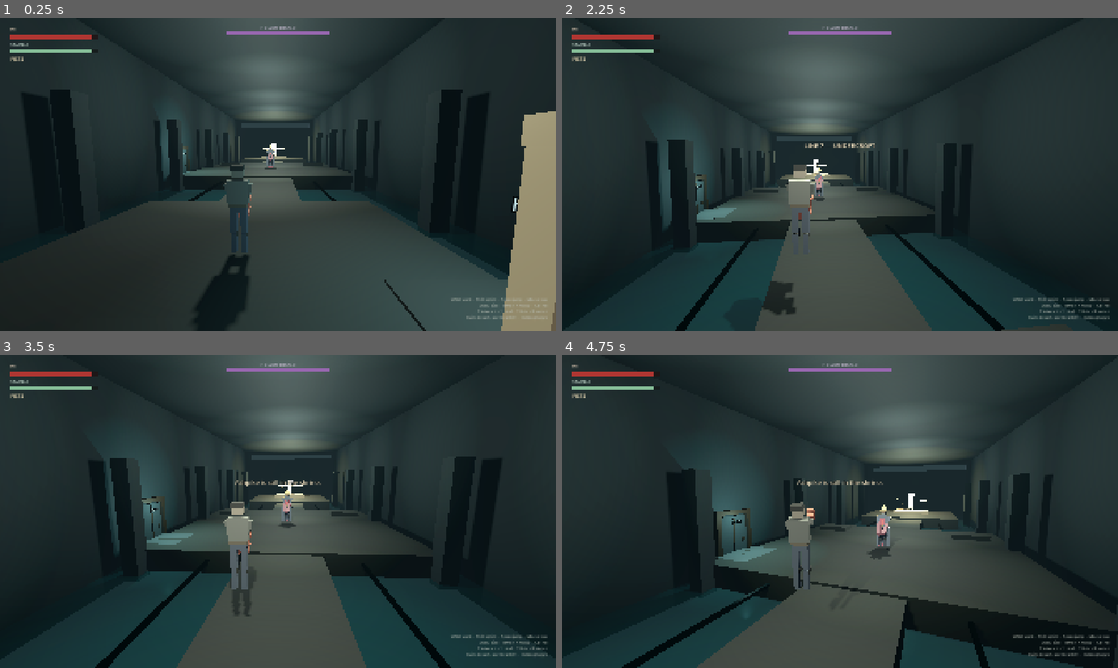
Above: before the commit, frames 1-4 (two rows, left to right).
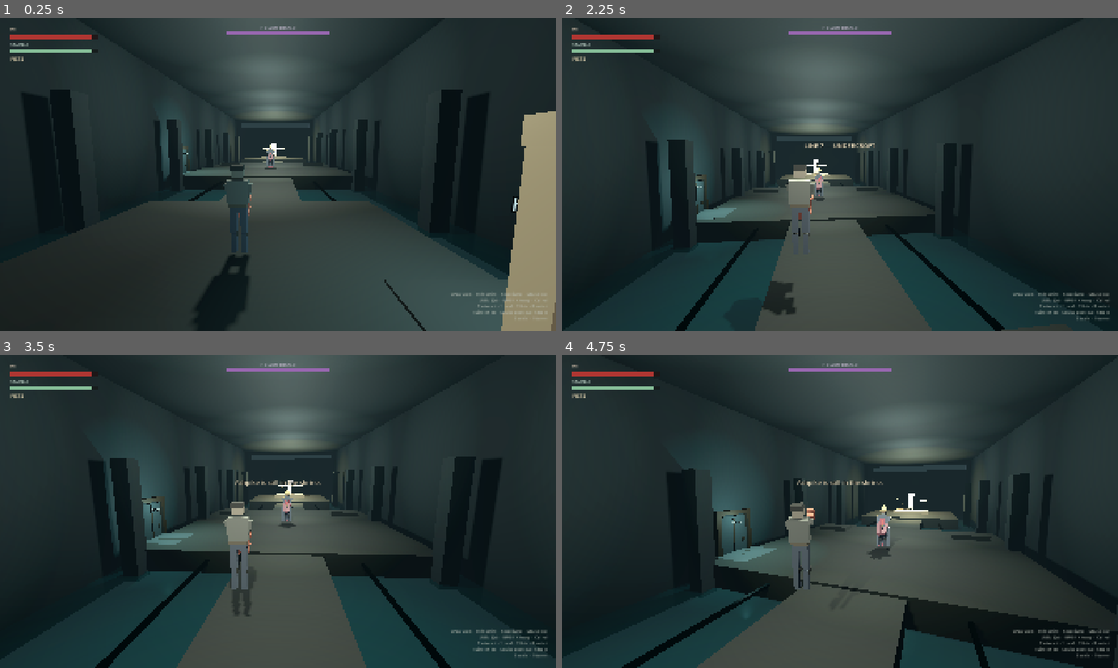
Above: after the commit, the same moments.

Repository: myat93/line7
Game: Godot game, scene res://main.tscn
Two runs of this game, one before a commit and one after it. Both use one fixed random seed, a clock stepped at 60 frames per second and the inputs below.
Inputs (mouse positions are in pixels of both pictures, inside the frame that each line leads up to):
- Up to frame 1 (0.25 s): no input
- Up to frame 2 (2.25 s): tap Enter at 0.5 s; move the mouse to (867, 174) at 0.52 s; hold E (interact) 0.53-1.28 s; hold W (move_forward) from 0.53 s (still down); click (867, 174) at 0.67 s; tap Space (jump) at 0.77, 1.07, 1.52, 1.55, 1.82 s; tap Ctrl (roll) at 0.8, 1.35 s; move the mouse to (812, 174) at 1.27 s; move the mouse to (851, 168) at 2.02 s; hold Space (jump) from 2.03 s (still down)
- Up to frame 3 (3.5 s): keep holding W (move_forward); tap E (interact) at 2.3 s; move the mouse to (272, 517) at 2.77 s; release Space (jump) at 2.78 s; tap 1 (bind_ashpike) at 2.85 s; click (272, 517) at 2.92 s; tap Space (jump) at 3.02, 3.32 s; tap Ctrl (roll) at 3.05 s
- Up to frame 4 (4.75 s): keep holding W (move_forward); move the mouse to (878, 514) at 3.52 s; hold 2 (bind_fists) 3.53-4.28 s; tap Space (jump) at 3.77, 3.8, 4.07, 4.52 s; move the mouse to (795, 508) at 4.27 s; right-click (795, 508) at 4.35 s; tap E (interact) at 4.55 s

The runs differ from the first frame. In frame 1, 0.3% of the frame differs, in the area x 32-99%, y 43-97%; in frame 2, 0.5%; in frame 3, 0.5%; in frame 4, 0.6%, in the area x 30-99%, y 52-97%.

Commit message:
Polish tunnel landmarks and hide Herald HUD in pockets
Billboard labels, brighter tube cluster, clearer jump-gap read. Herald bar only shows in the undercroft so the tunnel stays exploration-only. Add --pocket-shots for stills.

Co-authored-by: myat93 <myat93@users.noreply.github.com>

Diff:
--- a/core/game.gd
+++ b/core/game.gd
@@ -34,14 +34,18 @@
 		var sim := Node.new()
 		sim.set_script(load("res://tools/play_sim.gd"))
 		add_child(sim)
-	if OS.get_cmdline_user_args().has("--pose-shots"):
+	elif OS.get_cmdline_user_args().has("--pose-shots"):
 		var shots := Node.new()
 		shots.set_script(load("res://tools/pose_shots.gd"))
 		add_child(shots)
-	if OS.get_cmdline_user_args().has("--herald-shots"):
+	elif OS.get_cmdline_user_args().has("--herald-shots"):
 		var hshots := Node.new()
 		hshots.set_script(load("res://tools/herald_shots.gd"))
 		add_child(hshots)
+	elif OS.get_cmdline_user_args().has("--pocket-shots"):
+		var shots := Node.new()
+		shots.set_script(load("res://tools/pocket_shots.gd"))
+		add_child(shots)
 
 
 func restart() -> void:
--- a/core/hud.gd
+++ b/core/hud.gd
@@ -39,11 +39,12 @@
 		_set_fill(stam_fill, float(vitals.get("stamina", 0.0)) / Combat.PLAYER_MAX_STAMINA, 280.0)
 	stance.text = Game.stance_label()
 	var herald := Game.herald
-	if herald and is_instance_valid(herald) and herald.has_method("get_hp") and not Game.herald_dead:
+	var in_duel := Game.current_pocket == "undercroft"
+	if in_duel and herald and is_instance_valid(herald) and herald.has_method("get_hp") and not Game.herald_dead:
 		herald_wrap.visible = true
 		_set_fill(herald_fill, float(herald.get_hp()) / float(Combat.HERALD_MAX_HP), 360.0)
 	else:
-		herald_wrap.visible = Game.herald != null and not Game.herald_dead
+		herald_wrap.visible = false
 
 
 func _set_fill(rect: ColorRect, ratio: float, full_width: float) -> void:
--- a/core/hud.tscn
+++ b/core/hud.tscn
@@ -140,7 +140,7 @@
 anchor_right = 1.0
 anchor_bottom = 1.0
 offset_left = -520.0
-offset_top = -118.0
+offset_top = -136.0
 offset_right = -28.0
 offset_bottom = -20.0
 theme_override_colors/font_color = Color(0.72, 0.74, 0.7, 0.75)
@@ -148,7 +148,8 @@
 text = "WASD walk  ·  Shift sprint  ·  Space jump  ·  Mouse look
 LMB / J jab  ·  RMB / K heavy  ·  Ctrl roll
 E interact  ·  1 bind  ·  2 fists  ·  R restart
-Ruins breach: spawn left (E)  ·  8 debug toggle"
+Ruins left (E)  ·  Service door: duel right (E)
+8 castle  ·  9 tunnel"
 horizontal_alignment = 2
 
 [node name="DeathVeil" type="ColorRect" parent="Root"]
--- a/ruins/line7_pocket/pocket_geo.gd
+++ b/ruins/line7_pocket/pocket_geo.gd
@@ -52,6 +52,8 @@
 	plaque.font_size = font_size
 	plaque.position = pos
 	plaque.modulate = color
+	plaque.billboard = BaseMaterial3D.BILLBOARD_ENABLED
+	plaque.double_sided = true
 	parent.add_child(plaque)
 	return plaque
 
--- a/ruins/line7_pocket/tube_cluster.gd
+++ b/ruins/line7_pocket/tube_cluster.gd
@@ -27,11 +27,16 @@
 
 func _build() -> void:
 	PocketGeo.box(self, Vector3(0.0, 0.48, 0.0), Vector3(3.2, 0.96, 3.6), TILE, true)
-	PocketGeo.box(self, Vector3(0.0, 3.2, 0.0), Vector3(2.6, 0.12, 2.2), RUST, false)
-	var offsets := [Vector3(-0.55, 3.0, -0.35), Vector3(0.0, 3.0, 0.15), Vector3(0.55, 3.0, -0.2)]
+	PocketGeo.box(self, Vector3(0.0, 3.25, 0.0), Vector3(2.8, 0.14, 2.4), RUST, false)
+	var offsets := [
+		Vector3(-0.7, 2.85, -0.25),
+		Vector3(-0.15, 2.95, 0.2),
+		Vector3(0.4, 2.8, -0.15),
+		Vector3(0.85, 2.9, 0.35),
+	]
 	for i in offsets.size():
 		var pos: Vector3 = offsets[i]
-		PocketGeo.capsule(self, pos, 0.055, 1.85, TUBE, Vector3(0.0, 20.0 * float(i - 1), 90.0))
-		var lamp := PocketGeo.omni(self, pos + Vector3(0.0, -0.15, 0.0), Color(0.65, 0.95, 0.72), 2.4, 9.0)
+		PocketGeo.capsule(self, pos, 0.07, 2.1, TUBE, Vector3(0.0, 18.0 * float(i - 1), 90.0))
+		var lamp := PocketGeo.omni(self, pos + Vector3(0.0, -0.2, 0.0), Color(0.65, 0.95, 0.72), 2.8, 10.0)
 		_lamps.append(lamp)
-	PocketGeo.label(self, Vector3(0.0, 2.15, 0.9), "TUBES", Color(0.7, 0.95, 0.78), 34)
+	PocketGeo.label(self, Vector3(0.0, 1.85, 0.2), "TUBES", Color(0.7, 0.95, 0.78), 38)
--- a/ruins/line7_pocket/tunnel_flood.gd
+++ b/ruins/line7_pocket/tunnel_flood.gd
@@ -52,10 +52,11 @@
 
 
 func _build_pipe() -> void:
-	## Decorative hanging main — clearance is walkable (roll does not crouch the capsule).
-	PocketGeo.capsule(self, Vector3(0.15, 2.55, 11.6), 0.16, 3.4, RUST, Vector3(0.0, 0.0, 90.0))
-	PocketGeo.capsule(self, Vector3(-0.35, 2.7, 5.2), 0.1, 2.2, RUST, Vector3(0.0, 18.0, 90.0))
-	PocketGeo.box(self, Vector3(0.15, 2.95, 11.6), Vector3(0.22, 0.35, 0.22), RUST, false)
+	## Ceiling mains only — roll does not crouch the capsule, so the verb is the jump.
+	PocketGeo.capsule(self, Vector3(0.0, 3.05, 12.4), 0.12, 3.2, RUST, Vector3(0.0, 0.0, 90.0))
+	PocketGeo.capsule(self, Vector3(0.4, 3.08, 4.6), 0.08, 2.4, RUST, Vector3(0.0, 12.0, 90.0))
+	PocketGeo.box(self, Vector3(0.0, 3.22, 12.4), Vector3(0.2, 0.22, 0.2), RUST, false)
+	PocketGeo.label(self, Vector3(0.0, 1.7, (GAP_START + GAP_END) * 0.5), "GAP", Color(0.55, 0.85, 0.82), 40)
 
 
 func _light() -> void:
--- /dev/null
+++ b/tools/pocket_shots.gd
@@ -0,0 +1,61 @@
+extends Node
+
+## Launch with `-- --pocket-shots`. Writes tunnel-pocket stills for playtest.
+
+const OUT_DIR := "/opt/cursor/artifacts/screenshots"
+
+var _he: HE
+
+
+func _ready() -> void:
+	get_tree().create_timer(0.4).timeout.connect(_run)
+
+
+func _run() -> void:
+	_he = Game.player as HE
+	if _he == null:
+		push_error("POCKET_SHOTS: no HE")
+		get_tree().quit(1)
+		return
+	DirAccess.make_dir_recursive_absolute(OUT_DIR)
+	## Door on the duel-platform +X edge. Herald stays in frame behind.
+	await _view(Vector3(4.6, 1.05, 14.4), -0.55, -0.12, "service_door_on_duel_platform")
+	Game.travel_to("line7_pocket")
+	await get_tree().process_frame
+	await get_tree().process_frame
+	## Let the enter banner clear so landmarks read.
+	await get_tree().create_timer(3.4).timeout
+	await _view(Vector3(0.0, 1.15, 2.4), PI, -0.08, "pocket_entrance_looking_in")
+	await _view(Vector3(0.0, 1.15, 10.4), PI, -0.22, "flood_corridor_jump_gap")
+	await _view(Vector3(0.0, 1.15, 20.6), PI, -0.22, "flicker_tube_cluster")
+	await _view(Vector3(-0.35, 1.15, 28.6), PI + 0.85, -0.06, "angel_stone_relief_wall")
+	await _view(Vector3(0.0, 1.15, 34.6), PI, -0.1, "maintenance_locker_closed")
+	var lockers := get_tree().get_nodes_in_group("maint_locker")
+	if lockers.size() > 0 and lockers[0].has_method("interact"):
+		_he.global_position = (lockers[0] as Node3D).global_position
+		lockers[0].interact()
+	await _view(Vector3(0.0, 1.15, 34.4), PI, -0.12, "locker_stub_loot_note")
+	Game.travel_to("undercroft")
+	await get_tree().process_frame
+	await get_tree().process_frame
+	await _view(Game.undercroft_return, -0.2, -0.1, "return_to_duel_platform")
+	print("LINE7_POCKET_SHOTS_OK")
+	get_tree().quit(0)
+
+
+func _view(pos: Vector3, yaw: float, pitch: float, shot_name: String) -> void:
+	_he.global_position = pos
+	_he.velocity = Vector3.ZERO
+	_he._look_yaw = yaw
+	_he._look_pitch = pitch
+	_he.camera_pivot.rotation = Vector3(pitch, yaw, 0.0)
+	await get_tree().process_frame
+	await get_tree().process_frame
+	await RenderingServer.frame_post_draw
+	var img: Image = get_viewport().get_texture().get_image()
+	if img == null:
+		push_error("POCKET_SHOTS: empty viewport for %s" % shot_name)
+		return
+	var path := "%s/%s.png" % [OUT_DIR, shot_name]
+	var err := img.save_png(path)
+	print("WROTE ", path, " ", err, " ", img.get_width(), "x", img.get_height())
Not shown, added: ruins/line7_pocket/door_gap.gd.uid
Not shown, added: ruins/line7_pocket/line7_pocket.gd.uid
Not shown, added: ruins/line7_pocket/maint_locker.gd.uid
Not shown, added: ruins/line7_pocket/pocket_geo.gd.uid
Not shown, added: ruins/line7_pocket/relief_wall.gd.uid
Not shown, added: ruins/line7_pocket/tube_cluster.gd.uid
Not shown, added: ruins/line7_pocket/tunnel_flood.gd.uid
